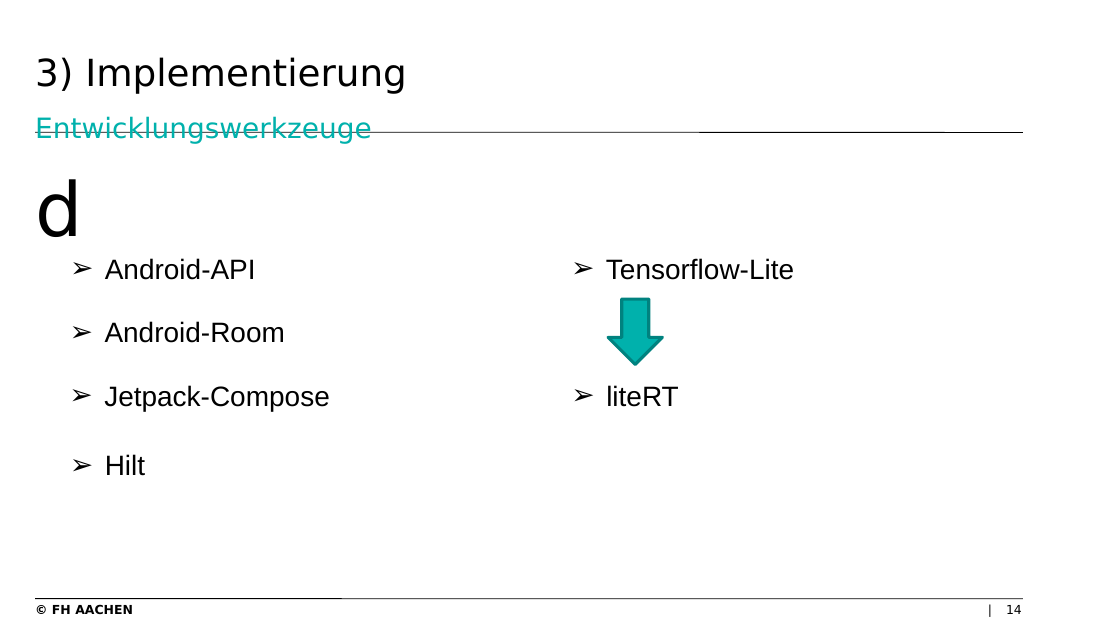
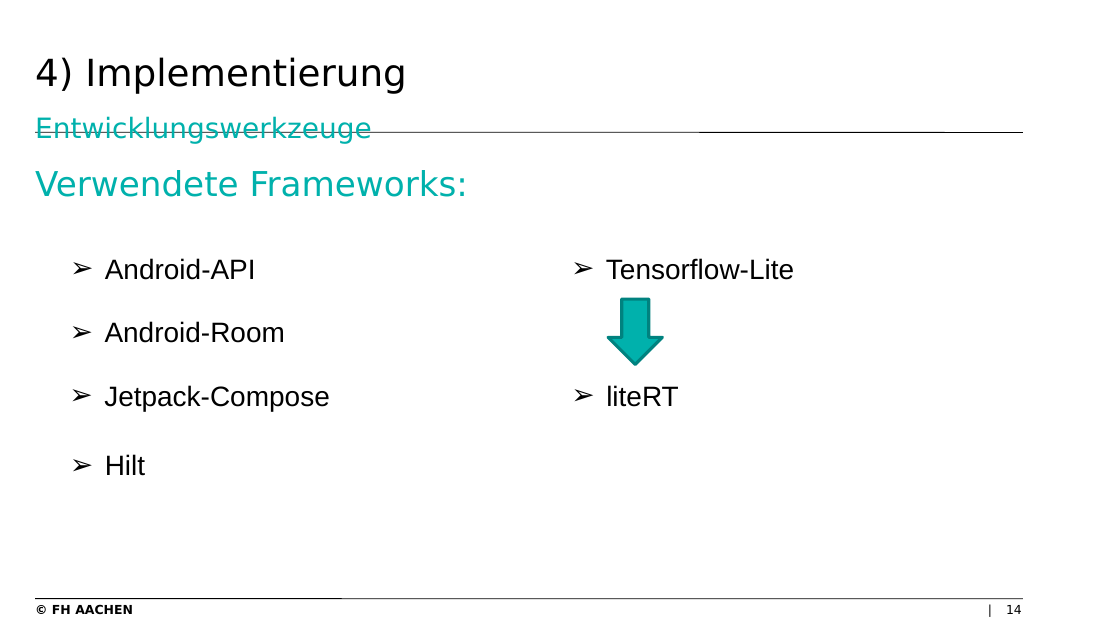
Before and after one commit to levithas/Bachelorprojekt, a slide deck: slide 14 of Dokumentation/Präsentation.pptx. Drawn at 1120x630 pixels with LibreOffice and Linux fonts; fonts in the diff are those of the drawing; background and template pictures are left out. Boxes give left, top, right and bottom in pixels: in the first picture for what was removed or moved away, otherwise in the second. Text is boxed around its words. In the diff, an @@ line names an element or a change of style, - is before the commit and + after.

```diff
--- a/Dokumentation/Präsentation.pptx
+++ b/Dokumentation/Präsentation.pptx
@@ title at [35, 57, 407, 144]: text changed @@
-3) Implementierung
-Entwicklungswerkzeuge
+4) Implementierung
+Entwicklungswerkzeuge
@@ text at [35, 170, 468, 197]: text changed; size 48 to 22 pt; text colour #000000 to #00B1AC @@
-d
+Verwendete Frameworks:
```
Also in this commit, not shown: 22 other slides changed.
